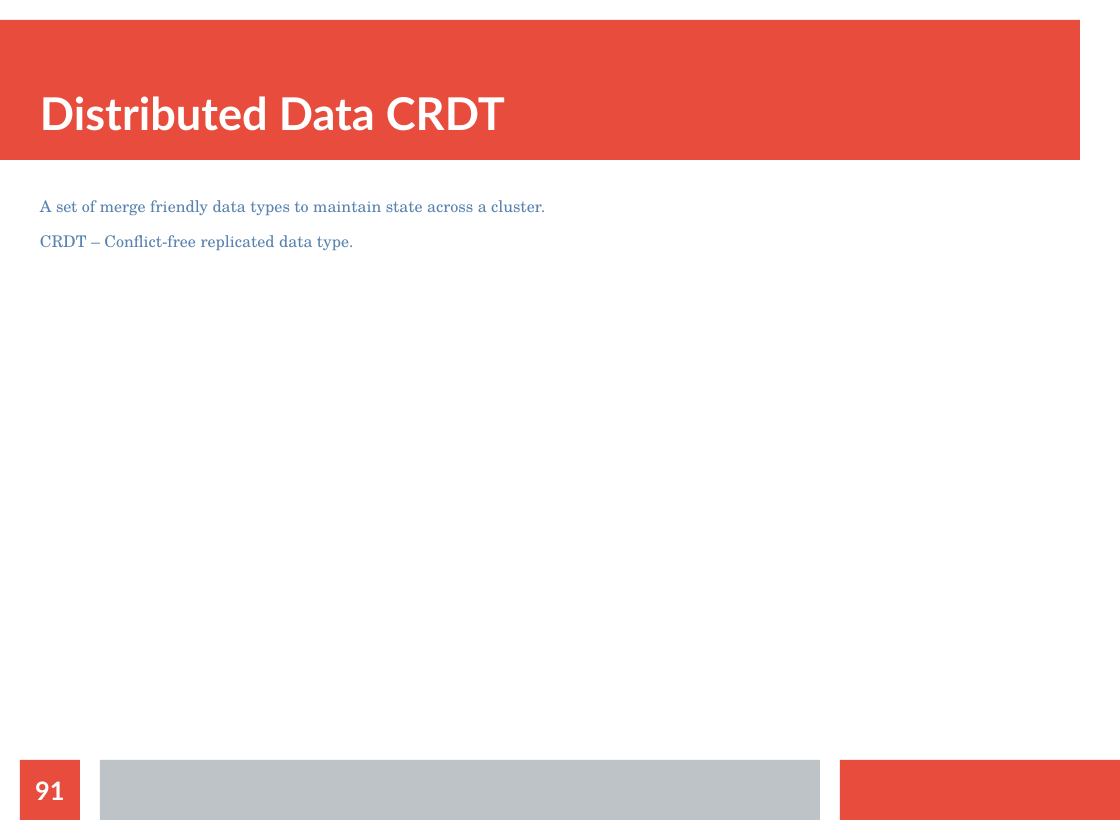
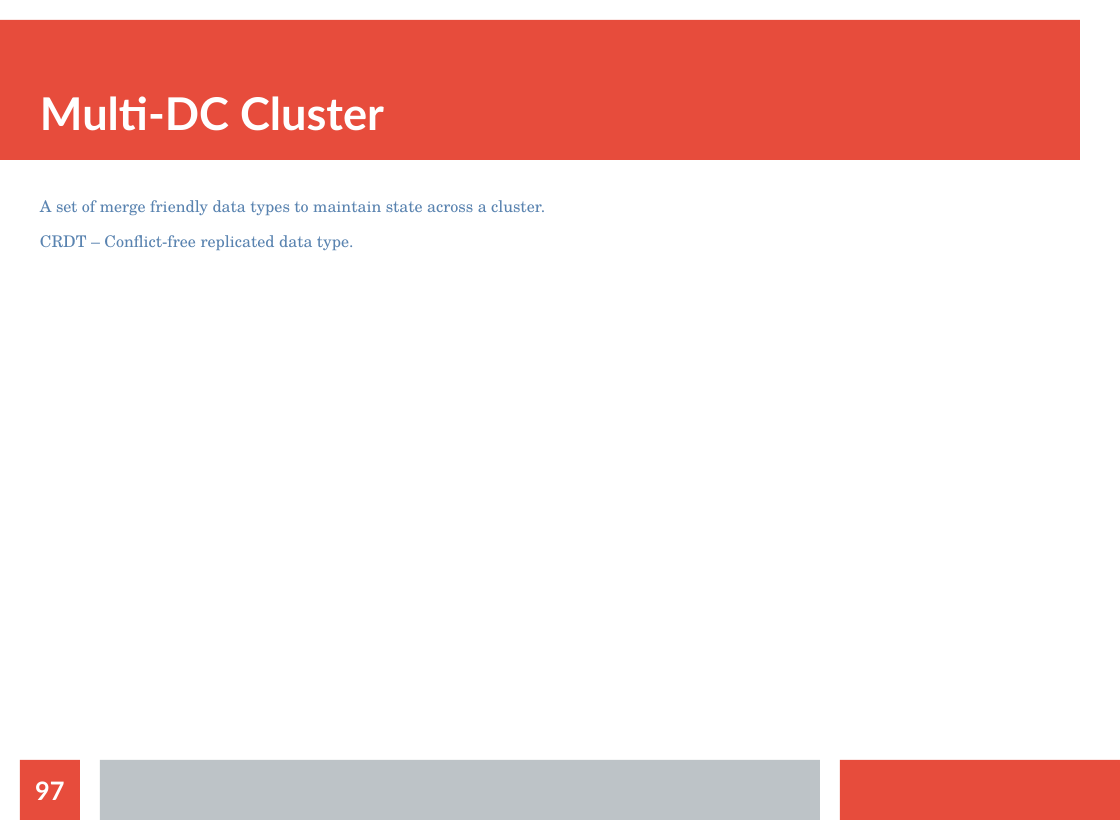
Before and after one commit to bytemania/akka-java-cluster, a slide deck: slide 97 of src/main/resources/res/presentation.odp (slide 91 before the commit). Drawn at 1120x840 pixels with LibreOffice and Linux fonts; fonts in the diff are those of the drawing. Boxes give left, top, right and bottom in pixels: in the first picture for what was removed or moved away, otherwise in the second. Text is boxed around its words. In the diff, an @@ line names an element or a change of style, - is before the commit and + after.

```diff
--- a/src/main/resources/res/presentation.odp
+++ b/src/main/resources/res/presentation.odp
@@ title at bbox=[40, 96, 384, 131]: text changed @@
-Distributed Data CRDT
+Multi-DC Cluster
@@ page number at bbox=[35, 781, 64, 800]: text changed @@
-91
+97
```
Also in this commit, not shown: 9 other slides changed, 8 slides added, 1 slide removed, 4 other files.
